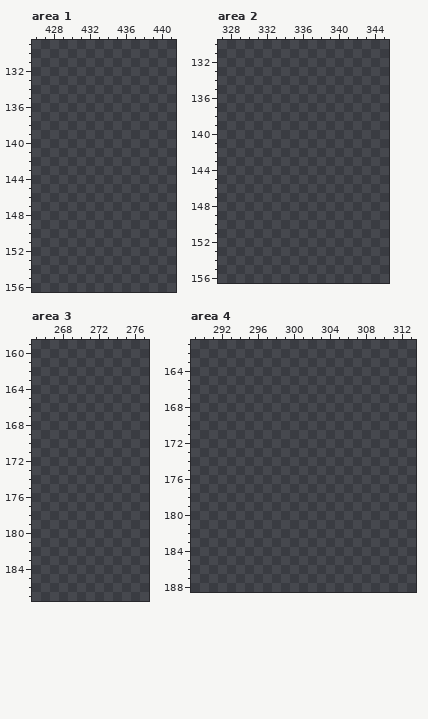
File history of a pixel-art file, tuskclimb/Graphics/tiles.aseprite. The picture above was drawn from the file before the commit.
584x192 pixels, 1 frame. Colours within 5 levels of each other are drawn and written as one. Shown: area 1: x 426..441, y 129..156; area 2: x 327..345, y 130..156; area 3: x 265..277, y 159..187; area 4: x 289..313, y 161..188. The old version is drawn lined up with the new one, on the new canvas. The commit also changed other parts of the picture, which this record leaves out.
After the commit:
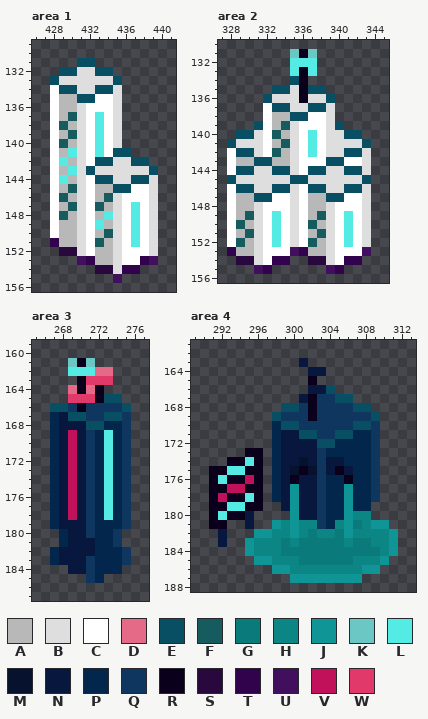
Palette (. is transparent): A #b8b8b8  B #dedede  C #ffffff  D #e46a87  E #084f64  F #165c5f  G #0b7a7a  H #0c8585  J #0f9595  K #6bc7c3  L #53ebe4  M #06122e  N #08173d  P #03274c  Q #0f365e  R #0b001b  S #28083d  T #30034c  U #420f5e  V #c1115a  W #e13a6a
Difference:
canvas 584x192 -> 584x288
Changed rows in their new state; - is an unchanged pixel.
Area 1:
first column x 428:
131 ---EE-------
132 -EEBBEE-----
133 EBBBBBBE----
134 CEEBBEEB----
135 CAAEECCB----
136 CAABCCCB----
137 CAFBCLCB----
138 CFABCLCB----
139 CAFBCLCB----
140 CFABCLCB----
141 CALBCLCEE---
142 CLABCEEBBEE-
143 CALBEBBBBBBE
144 CLABCEEBBEEB
145 CAFBCAAEECCB
146 CFABCAFBCCCB
147 CAFBCFABCLCB
148 CFABCALBCLCB
149 CAABCLABCLCB
150 CAABCAFBCLCB
151 TAABCFABCLCB
152 -SSBCAABCCCB
153 ---UTAABCCTU
154 -----SSBTT--
155 -------U----
Area 2:
first column x 328:
131 -------KRK------
132 -------LLL------
133 -------LRL------
134 -------ER-------
135 -----EEBREE-----
136 ----EBBBRBBE----
137 ----CEEBBEEB----
138 ----CAAEECCB----
139 ---ECAFBCCCBE---
140 -EEBCFABCLCBBEE-
141 EBBBCAFBCLCBBBBE
142 CEEBCFABCLCBBEEB
143 CAAEEAABCCCEECCB
144 CEEBBEEBCEEBBEEB
145 EBBBBBBEEBBBBBBE
146 CEEBBEEBCEEBBEEB
147 CAAEECCBCAAEECCB
148 CAABCCCBCAABCCCB
149 CAFBCLCBCAFBCLCB
150 CFABCLCBCFABCLCB
151 CAFBCLCBCAFBCLCB
152 CFABCLCBCFABCLCB
153 TAABCCCUTAABCCCU
154 -SSBCTT--SSBCTT-
155 ---UT------UT---
Area 3:
first column x 267:
161 --KRK----
162 --LLLDD--
163 ---RWWW--
164 --DRDR---
165 --WWWREE-
166 EEQRQQQQE
167 PNEEQQEEQ
168 PNNNEEPPQ
169 PNVNQPLPQ
170 PNVNQPLPQ
171 PNVNQPLPQ
172 PNVNQPLPQ
173 PNVNQPLPQ
174 PNVNQPLPQ
175 PNVNQPLPQ
176 PNVNQPLPQ
177 PNVNQPLPQ
178 PNVNQPLPQ
179 PNNNQPPPQ
180 -PNNQPPQ-
181 -PNNNPPQ-
182 PNNNNPPPQ
183 PNNNQPPPQ
184 --NNQPPP-
185 ----QP---
Area 4:
first column x 291:
163 ----------N----------
164 -----------NN--------
165 -----------R---------
166 -----------NNE-------
167 ----------NRQQEE-----
168 --------EEQRQQQQEE---
169 -------EQQQRQQQQQQE--
170 -------PEEQQQQQQEEQ--
171 -------PNNEEQQEEPPQ--
172 -------PNNNNEEPPPPQ--
173 ----RR-PNNNNQPPPPPQ--
174 --RRLR-PNNMNQNNPPPQ--
175 RRLLRR-PNMRMQNRNPPQ--
176 RLRRVR-PNRNNQPPRPPQ--
177 RRVVRR-PNJNNQPPJPPQ--
178 RVRRLR-PNJNNQPPJPPQ--
179 RRLLRR--NJNNQPPJPP---
180 RLRRN----JNNQPPJHH---
181 RR--N--JHJHHQPHJGHJJ-
182 -N---JJHHJHGHHGJHHHHJ
183 -N--JHHHGHGGGGGHGGHHJ
184 ----JHHHGGGGGGGGGGGHJ
185 -----JJHHHGGGGGGHHHJ-
186 -------JJHHHHHHHHJJ--
187 ---------JJJJJJJJ----
Pixel boxes of the changes (left, top, right, bottom) in both pictures:
added: (50, 58, 158, 283)
added: (227, 49, 371, 274)
added: (50, 358, 131, 583)
added: (209, 358, 398, 583)
